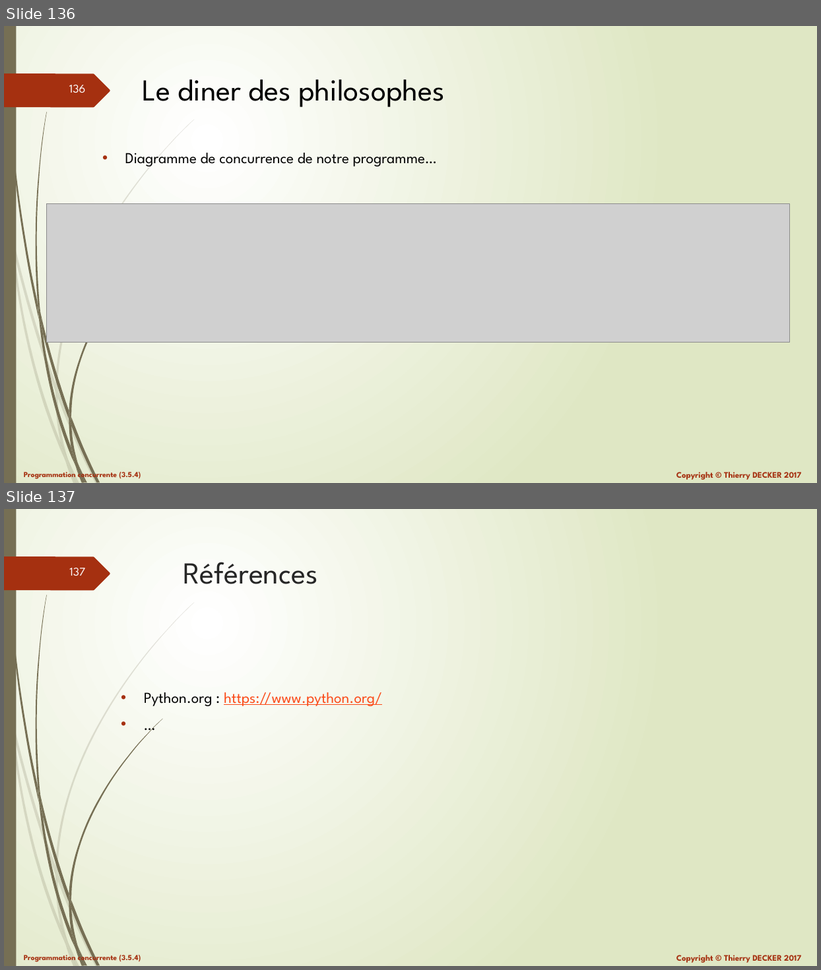
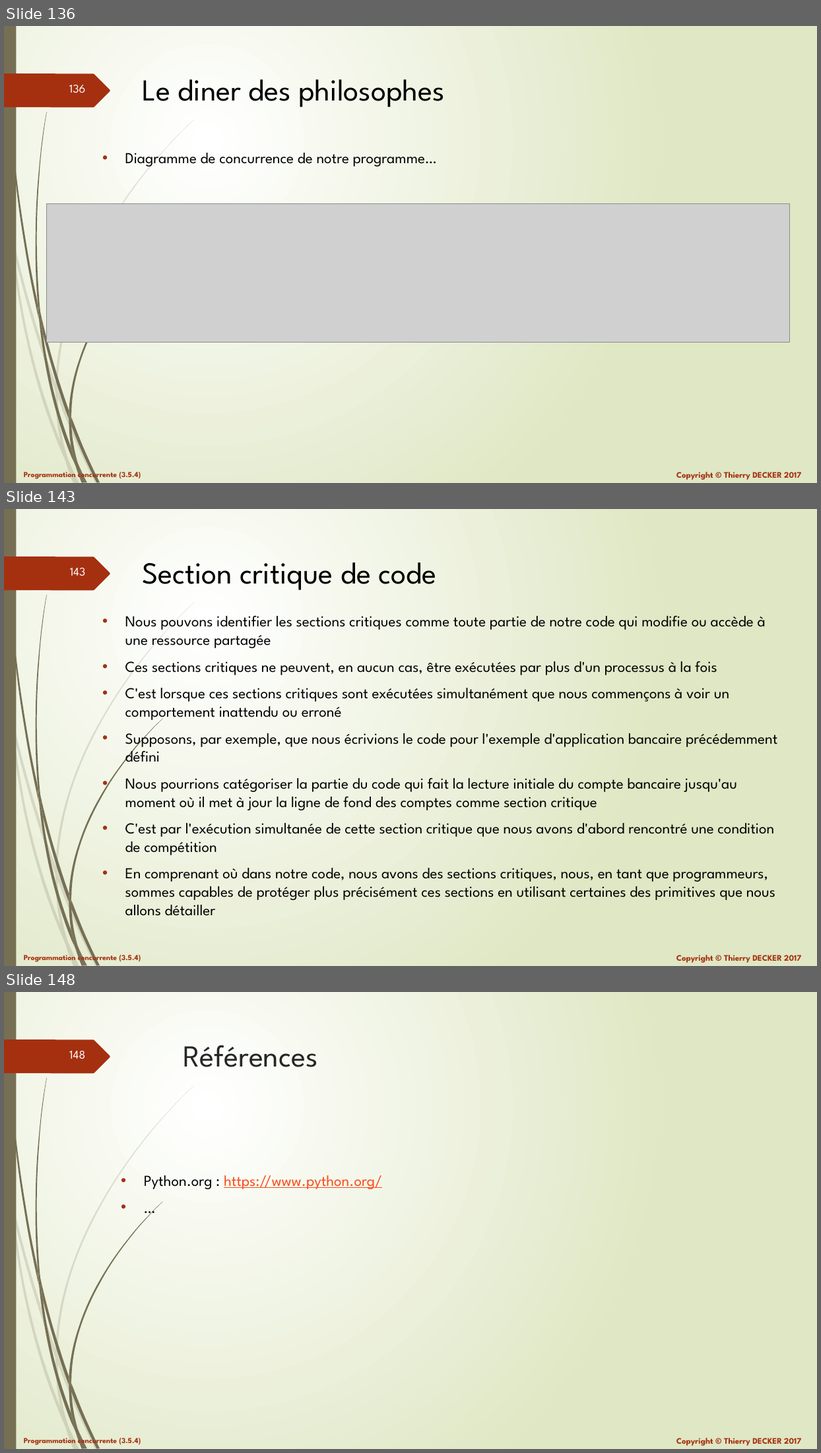
Before and after one commit to VikmanTheRacoon/learning-python, a slide deck: documentations/python-103.pptx. Shown one above the other, each under a label of ours: slides 136 and 137 before the commit, slides 136, 143 and 148 after it; the slides between them are not shown. The pictures are 821x970 and 821x1453 pixels, drawn with LibreOffice and Linux fonts; fonts in the diff are those of the drawing; grey boxes stand for pictures. Boxes give left, top, right and bottom in pixels: in the first picture for what was removed or moved away, otherwise in the second. Text is boxed around its words. In the diff, an @@ line names an element or a change of style, - is before the commit and + after.

```diff
--- a/documentations/python-103.pptx
+++ b/documentations/python-103.pptx
@@ slide 143 added at bbox=[4, 509, 817, 966], background gradient #FFFFFF to #DFE8C4; not listed: 27 template elements that a slide beside it also shows @@
@@ title added at bbox=[142, 562, 436, 590], 36 pt, text #000000 @@
+Section critique de code
@@ text added at bbox=[125, 616, 778, 916], 18 pt, text #000000 @@
+• Nous pouvons identifier les sections critiques comme toute partie de notre code qui modifie ou accède à une ressource partagée
+• Ces sections critiques ne peuvent, en aucun cas, être exécutées par plus d'un processus à la fois
+• C'est lorsque ces sections critiques sont exécutées simultanément que nous commençons à voir un comportement inattendu ou erroné
+• Supposons, par exemple, que nous écrivions le code pour l'exemple d'application bancaire précédemment défini
+• Nous pourrions catégoriser la partie du code qui fait la lecture initiale du compte bancaire jusqu'au moment où il met à jour la ligne de fond des comptes comme section critique
+• C'est par l'exécution simultanée de cette section critique que nous avons d'abord rencontré une condition de compétition
+• En comprenant où dans notre code, nous avons des sections critiques, nous, en tant que programmeurs, sommes capables de protéger plus précisément ces sections en utilisant certaines des primitives que nous allons détailler
@@ what was slide 137 is now slide 148 @@
@@ page number at bbox=[69, 1051, 85, 1059]: text changed @@
-137
+148
```
Also in this commit, not shown: 10 other slides added, 1 other file.
